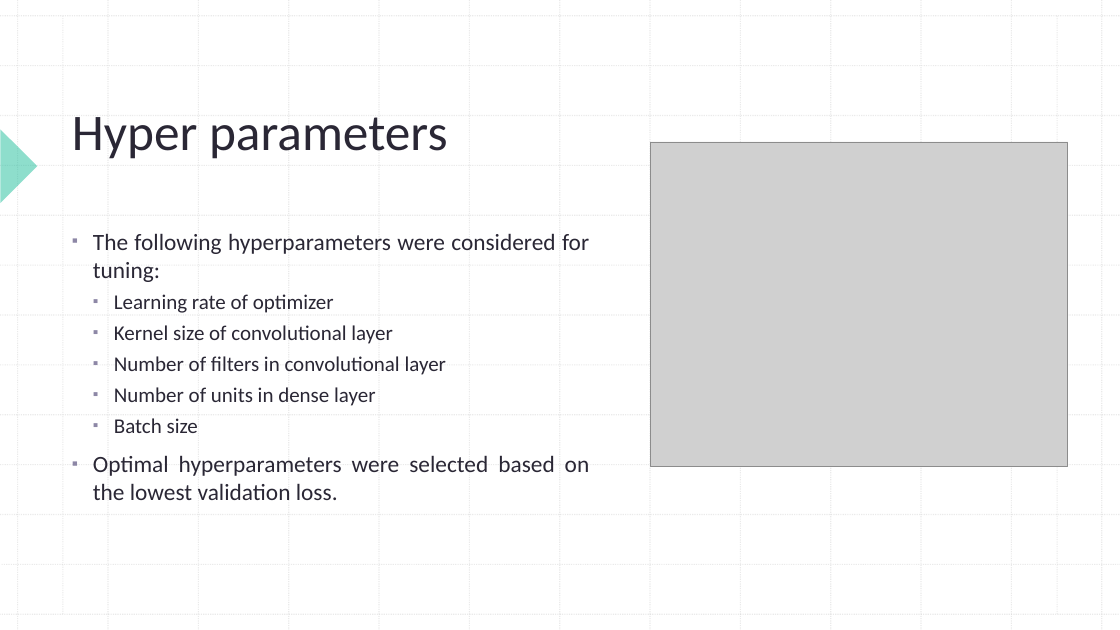
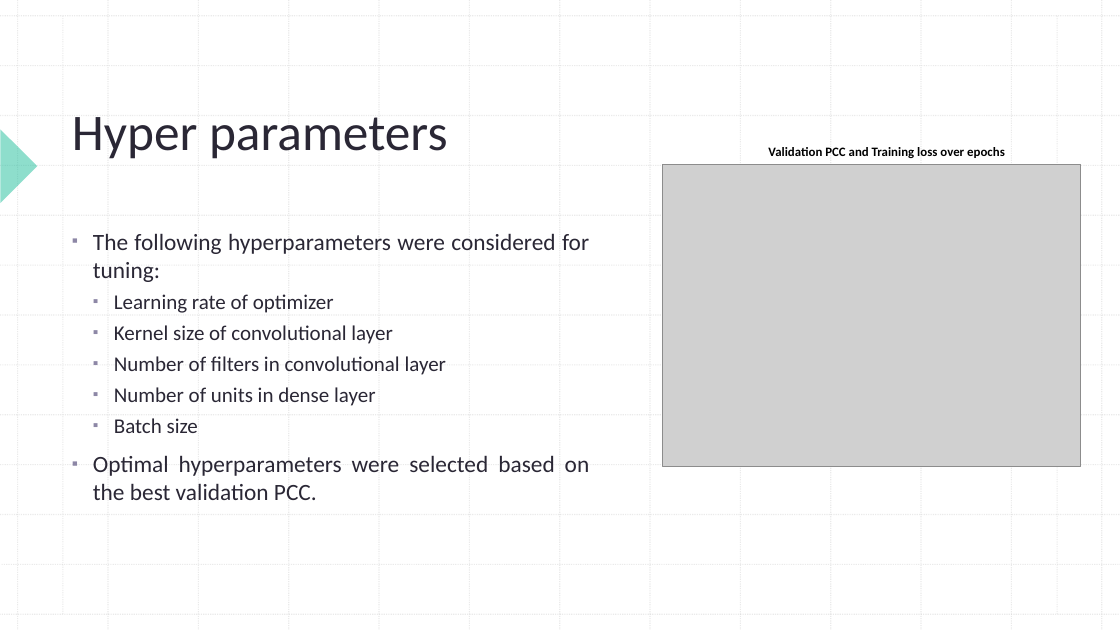
Before and after one commit to lakshmanpadigala/Team_KLM_STS, a slide deck: slide 11 of 20-Presentation Team KLM.pptx. Drawn at 1120x630 pixels with LibreOffice and Linux fonts; fonts in the diff are those of the drawing; grey boxes stand for pictures. Boxes give left, top, right and bottom in pixels: in the first picture for what was removed or moved away, otherwise in the second. Text is boxed around its words. In the diff, an @@ line names an element or a change of style, - is before the commit and + after.

```diff
--- a/20-Presentation Team KLM.pptx
+++ b/20-Presentation Team KLM.pptx
@@ text added at [768,147,1005,158], 11 pt, text #000000, bold @@
+Validation PCC and Training loss over epochs
@@ picture: place and size @@
-picture at [650,142,1068,467]
+picture at [663,164,1081,465]
@@ text at [93,455,590,500]: text changed @@
-▪ Optimal hyperparameters were selected based on the lowest validation loss.
+▪ Optimal hyperparameters were selected based on the best validation PCC.
```
Also in this commit, not shown: 2 other slides changed, 1 other file.
